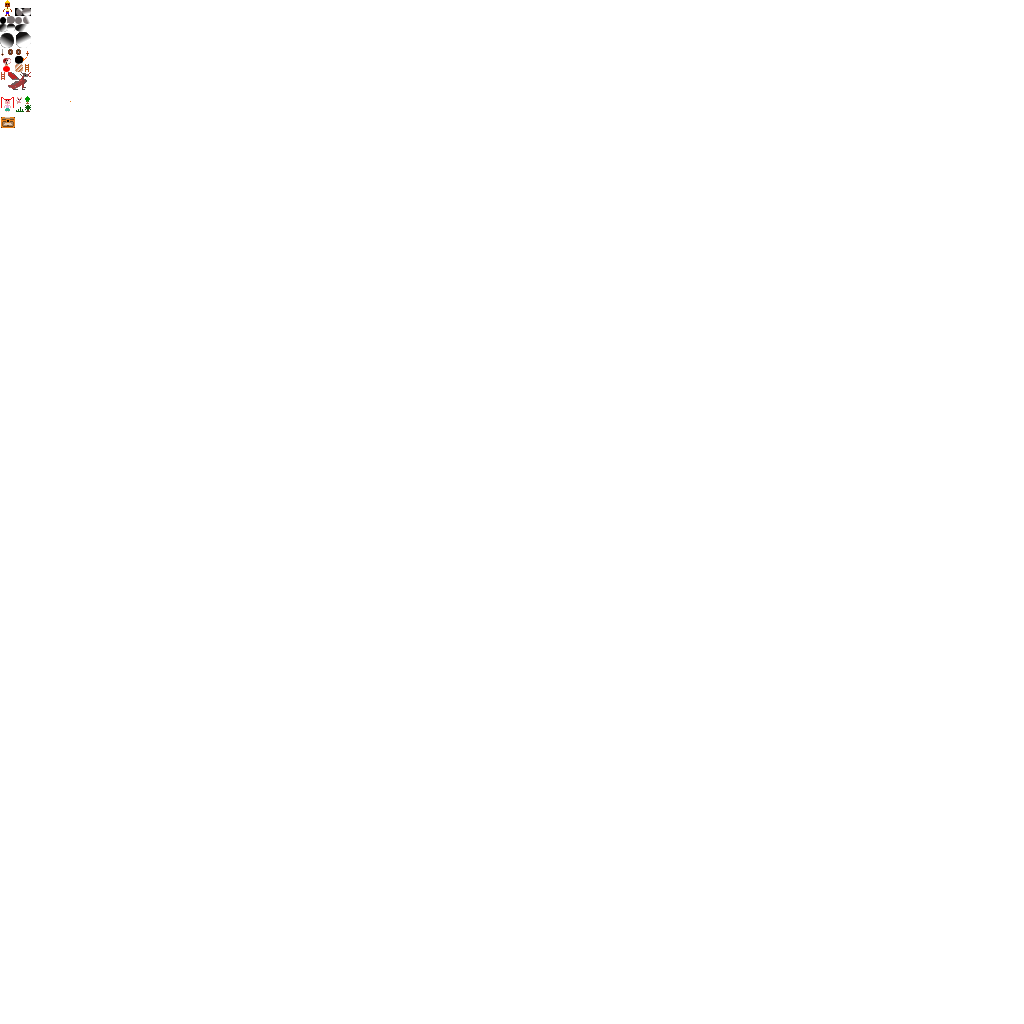
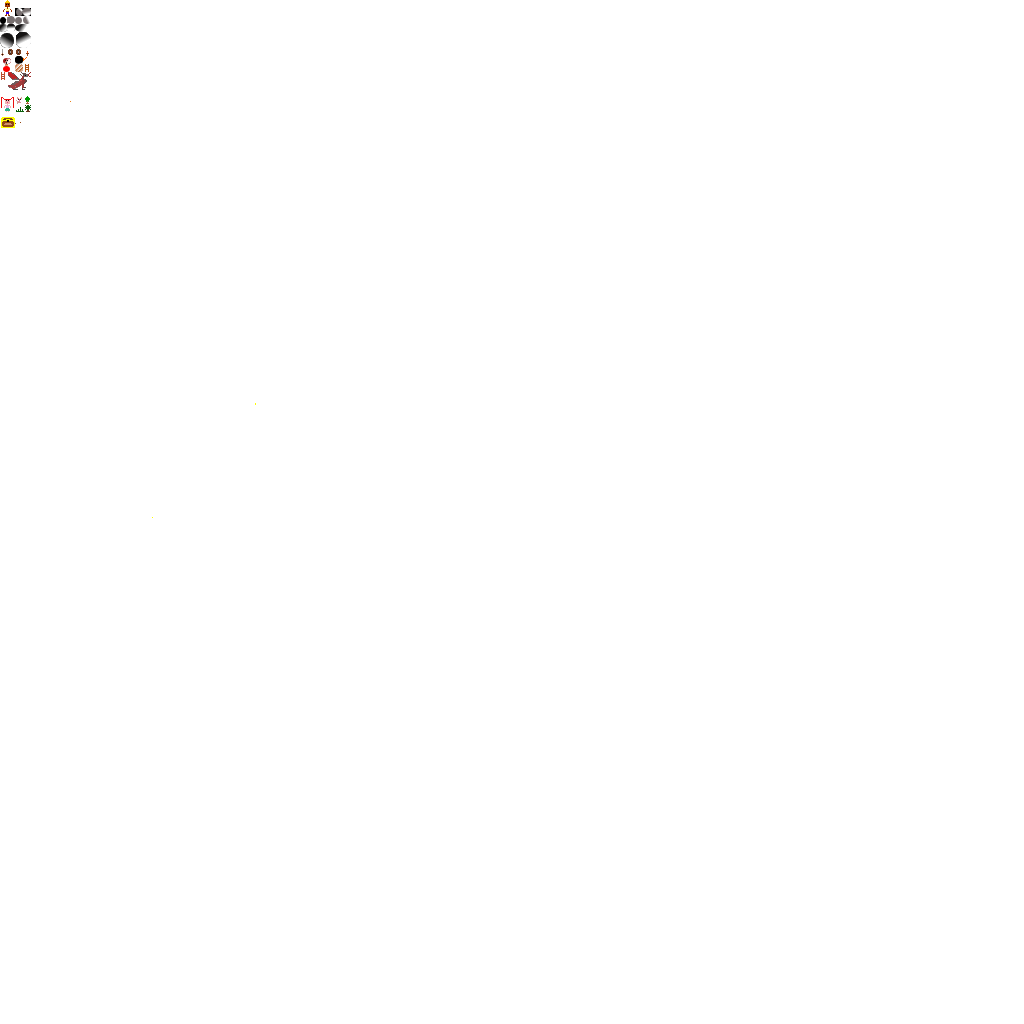
Revision of a layered (1024, 1024) image; what changed, layer by layer:
painted on "Layer" over (1, 117, 256, 518)
